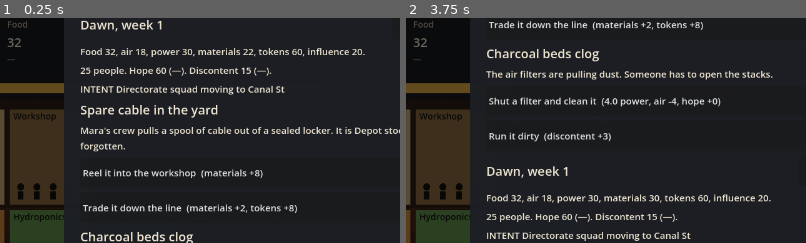
Above: before the commit, frames 1-2 (left to right).
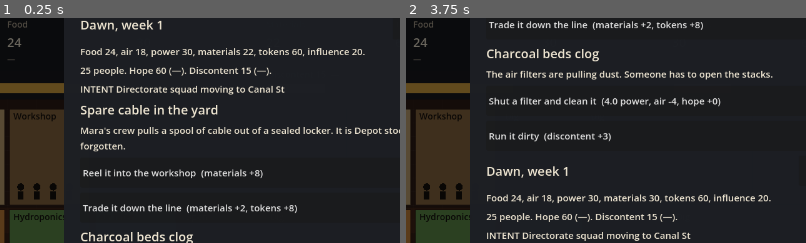
Above: after the commit, the same moments.

Repository: rustoman-AI/underline-godot
Game: Godot game, scene res://ui/station.tscn
Two runs of this game, one before a commit and one after it. Both use one fixed random seed, a clock stepped at 60 frames per second and the inputs below.
Inputs:
- Up to frame 1 (0.25 s): no input
- Up to frame 2 (3.75 s): click "Pump" at 0.5 s; click "Quarantine" at 1.25 s; click "End turn" at 2 s; click "Auto-staff" at 2.75 s; click "Reel it into the workshop (ma…" at 3.5 s
The pictures show only the part of the screen within x 17-67%, y 10-60%; the shares and areas given below are measured in that part.

The runs differ from the first frame. In frame 1, 0.1% of the frame differs, in the area x 2-29%, y 8-17%; in frame 2, 0.1%, in the area x 2-29%, y 8-82%.
Error in both runs: Attempted to free a locked object (calling or emitting). (res://ui/station.gd:870)

Commit message:
Let the station grow from births and refugee crowds.
Spare beds and a two-week food reserve set the pace, and Hope only scales it, so a careful yard fills instead of stalling under 30 people.

Co-authored-by: Cursor <cursoragent@cursor.com>

Diff:
--- a/data/balance.json
+++ b/data/balance.json
@@ -3,7 +3,7 @@
   "start_pop": 25,
   "start": {
     "air": 18,
-    "food": 32,
+    "food": 24,
     "power": 30,
     "materials": 22,
     "tokens": 60,
@@ -47,9 +47,16 @@
   "build_workers": 2,
   "secure_turns": 2,
   "squad_heal": 1,
-  "growth_rate": 0.03,
-  "growth_hope": 50,
-  "spoil_line": 0.7,
+  "growth_rate": 0.04,
+  "growth_buffer": 2,
+  "growth_hope_low": 40,
+  "growth_hope_high": 60,
+  "growth_scale_low": 0.5,
+  "growth_scale_mid": 1,
+  "growth_scale_high": 1.5,
+  "refugee_min": 5,
+  "refugee_max": 15,
+  "spoil_line": 0.64,
   "spoil_rate": 0.1,
   "outpost_yield": 1,
   "outpost_yield_unrest": 1,
--- a/data/events.json
+++ b/data/events.json
@@ -3,8 +3,8 @@
     {"id": "fix", "label": "Strip the workshop for a new belt", "cost": {"materials": 8}, "hope": 0},
     {"id": "lose", "label": "Let this crop die", "food": -18, "hope": -2}
   ]},
-  {"id": "refugees", "title": "People at the gate", "major": true, "min_week": 4, "weight": 2, "cooldown": 12, "text": "Four people are at the yard gate with a story about a collapse north of Atlantic Av.", "choices": [
-    {"id": "take", "label": "Take them in", "people": 4, "hope": 0, "discontent": 2},
+  {"id": "refugees", "title": "People at the gate", "major": true, "min_week": 6, "weight": 3, "cooldown": 10, "text": "A crowd is at the yard gate with a story about a collapse north of Atlantic Av.", "choices": [
+    {"id": "take", "label": "Take them in", "people": 5, "hope": 0, "discontent": 2},
     {"id": "turn", "label": "Turn them away", "hope": -4, "discontent": 1}
   ]},
   {"id": "clog", "title": "Charcoal beds clog", "major": false, "weight": 2, "cooldown": 8, "text": "The air filters are pulling dust. Someone has to open the stacks.", "choices": [
--- a/data/rooms.json
+++ b/data/rooms.json
@@ -1,6 +1,6 @@
 [
   {"id": "platform", "name": "Platform", "buildable": false, "staff_min": 0, "staff_max": 0, "skill": "", "housing": 12, "power": 1, "base": {}, "store": {"food": 12, "air": 8, "materials": 8}, "materials": 0, "build_turns": 0, "upgrade_materials": 0, "upgrades": []},
-  {"id": "quarters", "name": "Quarters", "buildable": true, "staff_min": 0, "staff_max": 0, "skill": "", "housing": 8, "power": 0, "base": {}, "store": {"food": 20, "air": 6, "materials": 0}, "materials": 8, "build_turns": 1, "upgrade_materials": 6, "upgrades": ["bunks", "family"]},
+  {"id": "quarters", "name": "Quarters", "buildable": true, "staff_min": 0, "staff_max": 0, "skill": "", "housing": 8, "power": 0, "base": {}, "store": {"food": 8, "air": 6, "materials": 0}, "materials": 8, "build_turns": 1, "upgrade_materials": 6, "upgrades": ["bunks", "family"]},
   {"id": "hydroponics", "name": "Hydroponics", "buildable": true, "staff_min": 2, "staff_max": 4, "skill": "labor", "ho …(197 unchanged characters)…
   {"id": "air_filter", "name": "Air filter", "buildable": true, "staff_min": 1, "staff_max": 3, "skill": "tech", "housi …(208 unchanged characters)…
   {"id": "generator", "name": "Generator", "buildable": true, "staff_min": 2, "staff_max": 3, "skill": "tech", "housing …(186 unchanged characters)…
--- a/sim/bot.gd
+++ b/sim/bot.gd
@@ -75,6 +75,9 @@
 		return {"kind": "build", "type": "hydroponics"}
 	if game.output_of("air") < game.air_need() and game.build_possible("air_filter"):
 		return {"kind": "build", "type": "air_filter"}
+	var spare := game.housing() - game.residents.size()
+	if game.build_possible("quarters") and (spare < 0 or (spare < 8 and game.food_buffer_weeks() > float(game.bal.growth_buffer))):
+		return {"kind": "build", "type": "quarters"}
 	if _sick(game) >= 1 and game.room_count("infirmary") == 0 and game.build_possible("infirmary"):
 		return {"kind": "build", "type": "infirmary"}
 	if game.week >= 16 and game.room_count("radio") == 0 and game.build_possible("radio"):
@@ -240,8 +243,9 @@
 			score += 8
 		else:
 			var spare := game.housing() - game.residents.size()
-			var surplus := game.output_of("food") - game.food_need()
-			if spare >= people + 4 and surplus >= 3 and int(game.stock.food) > game.food_need() * 3:
+			var new_need := Formulas.people_for(game.residents.size() + people, int(game.bal.food_per))
+			var weeks := float(game.stock.food) / float(maxi(1, new_need))
+			if spare >= people and weeks > float(game.bal.growth_buffer):
 				score += 6
 			else:
 				score -= 16
--- a/sim/bot_run.gd
+++ b/sim/bot_run.gd
@@ -110,6 +110,12 @@
 		var peak := int(row.get("dis_max", 0))
 		if peak < 35 or peak > 55:
 			return false
+		var pop := int(row.get("pop40", 0))
+		if pop < 45 or pop > 70:
+			return false
+		var med := float(row.get("food_med", 0))
+		if med < 2.0 or med > 4.0:
+			return false
 	return weeks.size() >= 3
 
 
--- a/sim/game.gd
+++ b/sim/game.gd
@@ -256,6 +256,10 @@
 
 func owned_count() -> int:
 	return _owned_by(player).size()
+
+
+func food_buffer_weeks() -> float:
+	return float(stock.food) / float(maxi(1, food_need()))
 
 
 func food_need() -> int:
@@ -2078,17 +2082,29 @@
 				people[id].sick = 2
 
 
+func _growth_scale() -> float:
+	if hope < int(bal.growth_hope_low):
+		return float(bal.growth_scale_low)
+	if hope <= int(bal.growth_hope_high):
+		return float(bal.growth_scale_mid)
+	return float(bal.growth_scale_high)
+
+
 func _grow() -> void:
-	if hope <= int(bal.growth_hope):
-		return
 	if residents.size() >= housing():
 		return
-	growth_bank += float(residents.size()) * float(bal.growth_rate)
+	if food_buffer_weeks() <= float(bal.growth_buffer):
+		return
+	growth_bank += float(residents.size()) * float(bal.growth_rate) * _growth_scale()
+	var born := 0
 	var guard := 0
-	while growth_bank >= 1.0 and residents.size() < housing() and guard < 8:
+	while growth_bank >= 1.0 and residents.size() < housing() and food_buffer_weeks() > float(bal.growth_buffer) and guard < 6:
 		guard += 1
 		growth_bank -= 1.0
 		_hire(1)
+		born += 1
+	if born > 0:
+		_log("BORN %d" % born, true)
 
 
 func _is_council(id: String) -> bool:
@@ -2139,8 +2155,7 @@
 			if not _has_event(picked, str(ev2.id)):
 				picked.append(ev2)
 	for ev in picked:
-		pending.append(_copy(ev))
-		event_last[str(ev.id)] = week
+		_present_event(ev)
 	if picked.size() < 2:
 		var relax: Array = []
 		for ev in catalog.events:
@@ -2159,8 +2174,20 @@
 			var extra: Dictionary = _weighted(relax)
 			relax = _drop_id(relax, str(extra.id))
 			picked.append(extra)
-			pending.append(_copy(extra))
-			event_last[str(extra.id)] = week
+			_present_event(extra)
+
+
+func _present_event(ev: Dictionary) -> void:
+	var copy: Dictionary = _copy(ev)
+	if str(copy.id) == "refugees":
+		var n := rng.randi_range(int(bal.refugee_min), int(bal.refugee_max))
+		copy.text = "%d people are at the yard gate with a story about a collapse north of Atlantic Av." % n
+		for choice in copy.choices:
+			if str(choice.id) == "take":
+				choice.people = n
+				choice.label = "Take in %d" % n
+	pending.append(copy)
+	event_last[str(copy.id)] = week
 
 
 func _event_pool(major_only: bool) -> Array:
